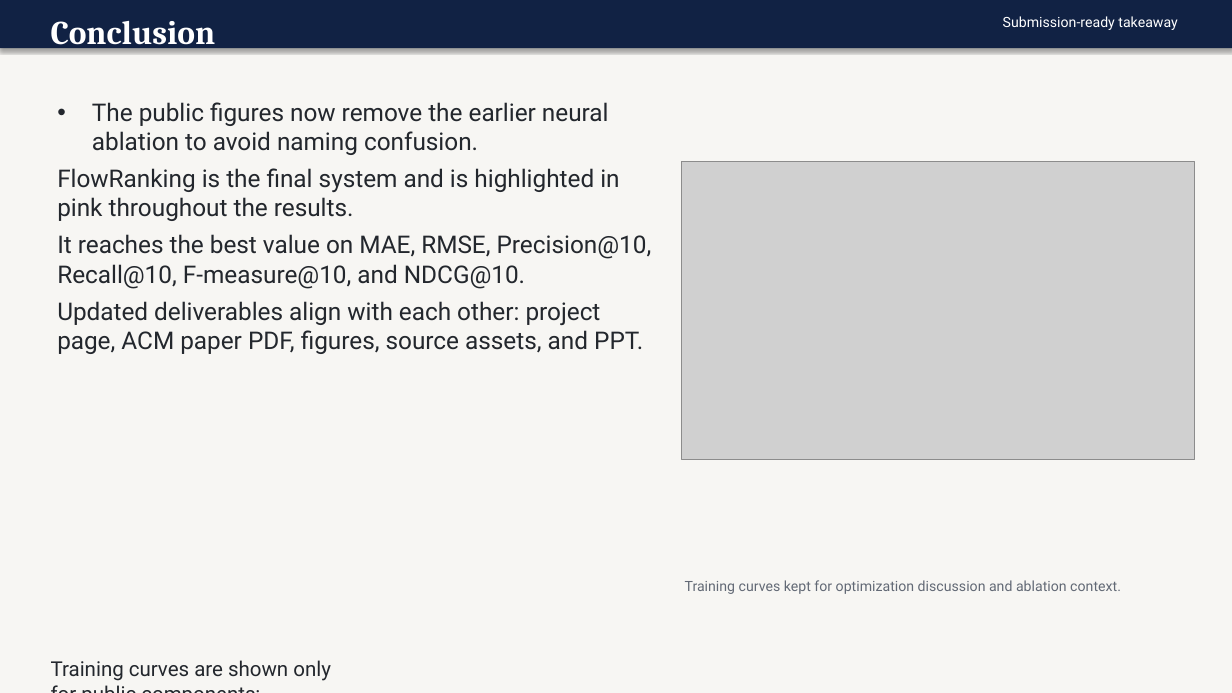
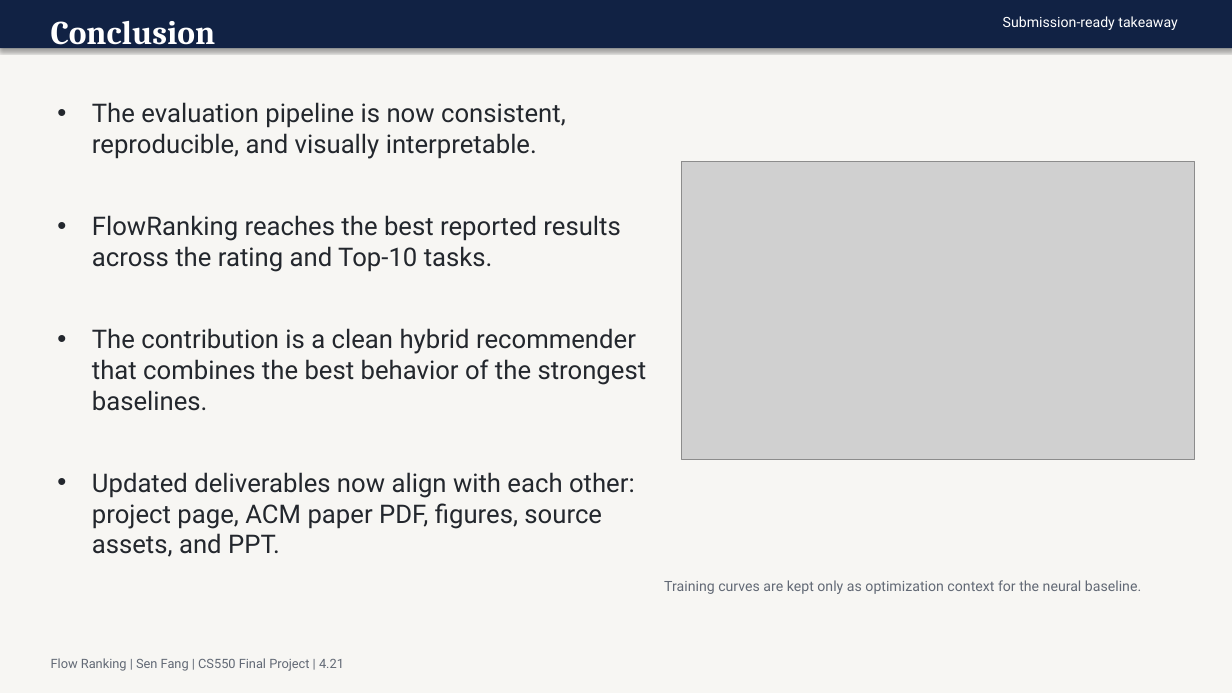
Before and after one commit to FangSen9000/FlowRanking, a slide deck: slide 7 of assets/flow_ranking_slides.pptx. Drawn at 1232x693 pixels with LibreOffice and Linux fonts; fonts in the diff are those of the drawing; grey boxes stand for pictures. Boxes give left, top, right and bottom in pixels: in the first picture for what was removed or moved away, otherwise in the second. Text is boxed around its words. In the diff, an @@ line names an element or a change of style, - is before the commit and + after.

```diff
--- a/assets/flow_ranking_slides.pptx
+++ b/assets/flow_ranking_slides.pptx
@@ text at (x1=92, y1=102, x2=647, y2=557): text changed; size 19 to 20 pt @@
-• The public figures now remove the earlier neural ablation to avoid naming confusion.
-FlowRanking is the final system and is highlighted in pink throughout the results.
-It reaches the best value on MAE, RMSE, Precision@10, Recall@10, F-measure@10, and NDCG@10.
-Updated deliverables align with each other: project page, ACM paper PDF, figures, source assets, and PPT.
+• The evaluation pipeline is now consistent, reproducible, and visually interpretable.
+• FlowRanking reaches the best reported results across the rating and Top-10 tasks.
+• The contribution is a clean hybrid recommender that combines the best behavior of the strongest baselines.
+• Updated deliverables now align with each other: project page, ACM paper PDF, figures, source assets, and PPT.
@@ text at (x1=664, y1=580, x2=1141, y2=594): text changed @@
-Training curves kept for optimization discussion and ablation context.
+Training curves are kept only as optimization context for the neural baseline.
@@ text at (x1=51, y1=658, x2=344, y2=671): text changed; size 16 to 10 pt; text colour #23272D to #626975 @@
-Training curves are shown only for public components; FlowRanking itself is a task-specific final system.
+Flow Ranking | Sen Fang | CS550 Final Project | 4.21
```
Also in this commit, not shown: 6 other slides changed, 2 other files.
